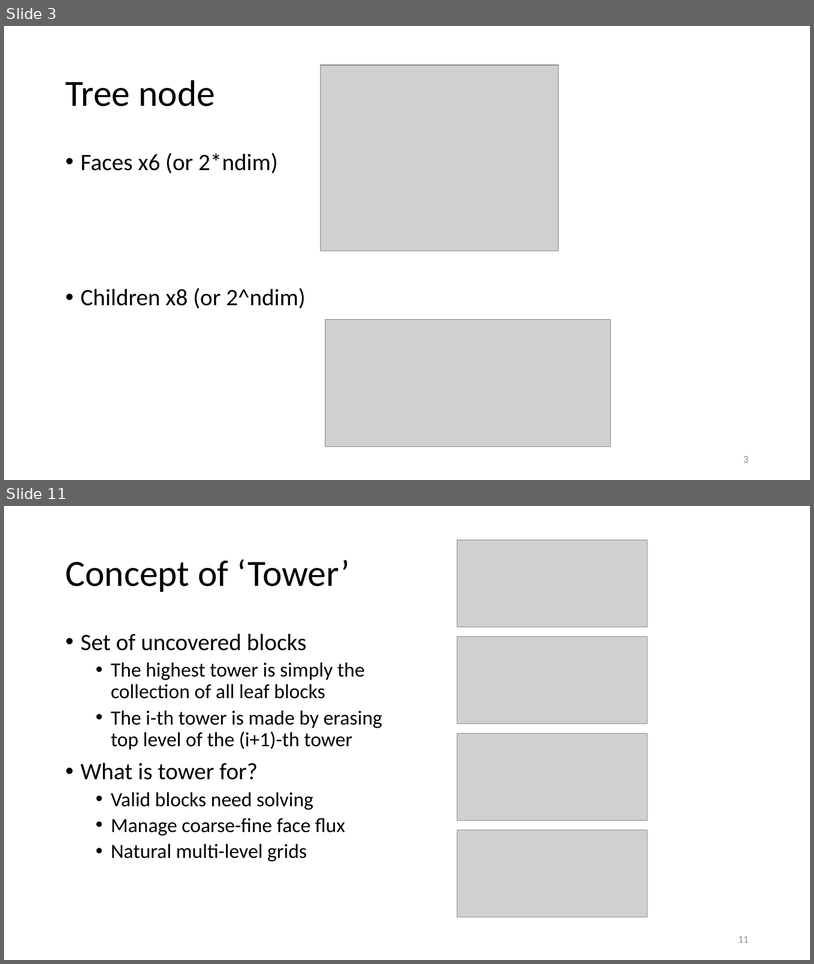
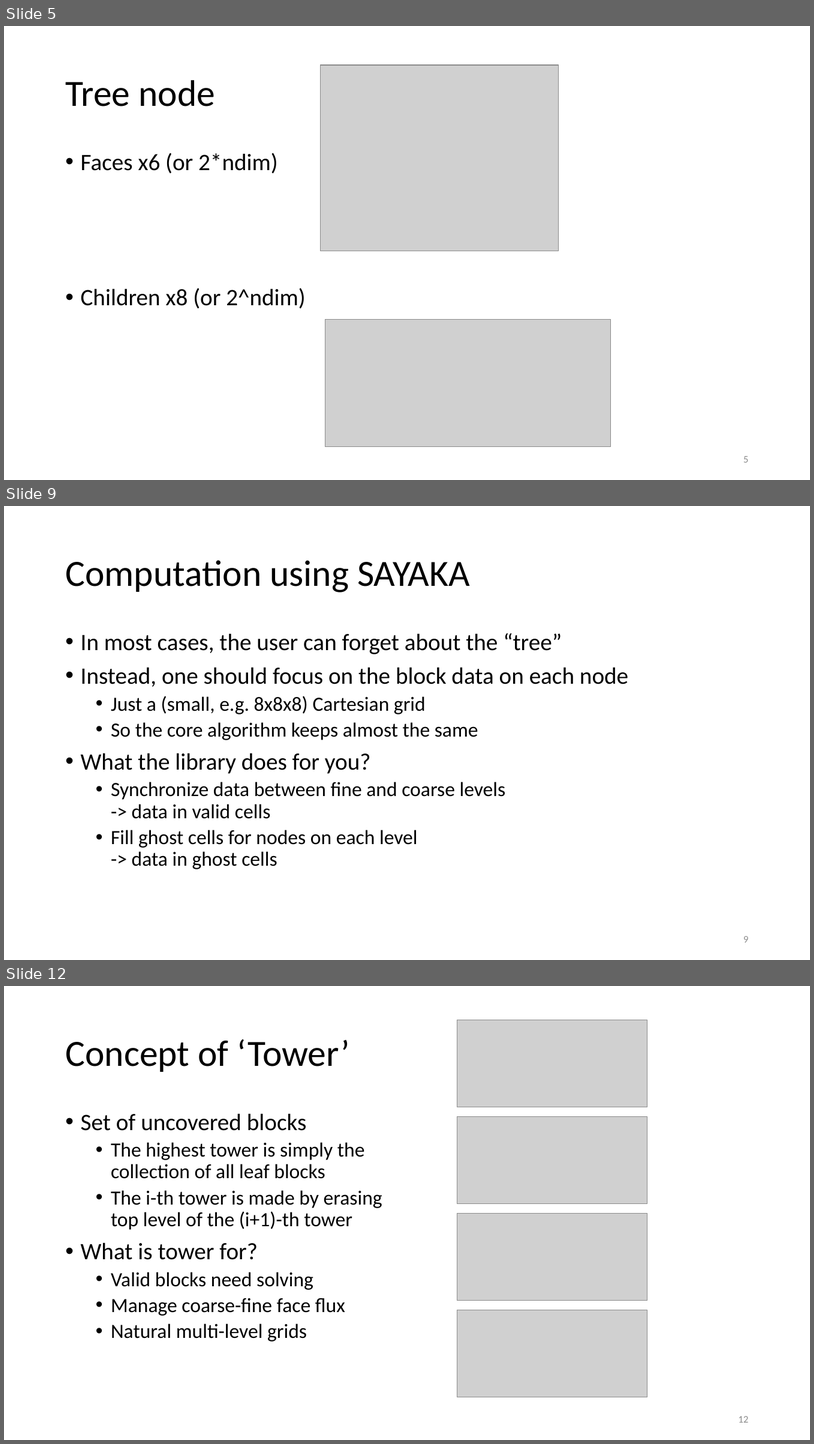
Before and after one commit to haloless/SayakaAmr, a slide deck: doc/note_sayaka.pptx. Shown one above the other, each under a label of ours: slides 3 and 11 before the commit, slides 5, 9 and 12 after it; the slides between them are not shown. The pictures are 814x964 and 814x1444 pixels, drawn with LibreOffice and Linux fonts; fonts in the diff are those of the drawing; grey boxes stand for pictures. Boxes give left, top, right and bottom in pixels: in the first picture for what was removed or moved away, otherwise in the second. Text is boxed around its words. In the diff, an @@ line names an element or a change of style, - is before the commit and + after.

```diff
--- a/doc/note_sayaka.pptx
+++ b/doc/note_sayaka.pptx
@@ slide 9 added at <box>4,506,810,960</box>, background #FFFFFF @@
@@ title added at <box>65,560,470,592</box>, 44 pt, text #000000 @@
+Computation using SAYAKA
@@ text added at <box>81,633,629,869</box>, 24 pt, text #000000 @@
+• In most cases, the user can forget about the “tree”
+• Instead, one should focus on the block data on each node
+  • Just a (small, e.g. 8x8x8) Cartesian grid
+  • So the core algorithm keeps almost the same
+• What the library does for you?
+  • Synchronize data between fine and coarse levels
+    -> data in valid cells
+  • Fill ghost cells for nodes on each level
+    -> data in ghost cells
@@ page number added at <box>744,936,749,942</box>, 12 pt, text #8C8C8C @@
+9
@@ what was slide 3 is now slide 5 @@
@@ page number at <box>744,456,749,462</box>: text changed @@
-3
+5
@@ what was slide 11 is now slide 12 @@
@@ page number at <box>738,1416,749,1422</box>: text changed @@
-11
+12
```
Also in this commit, not shown: 8 slides changed, 1 other slide added.
